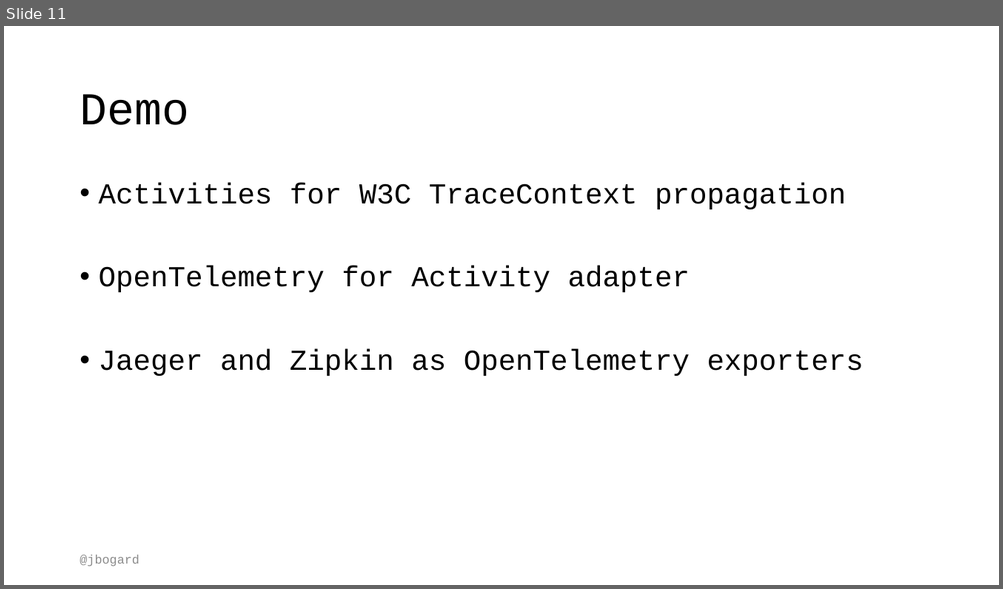
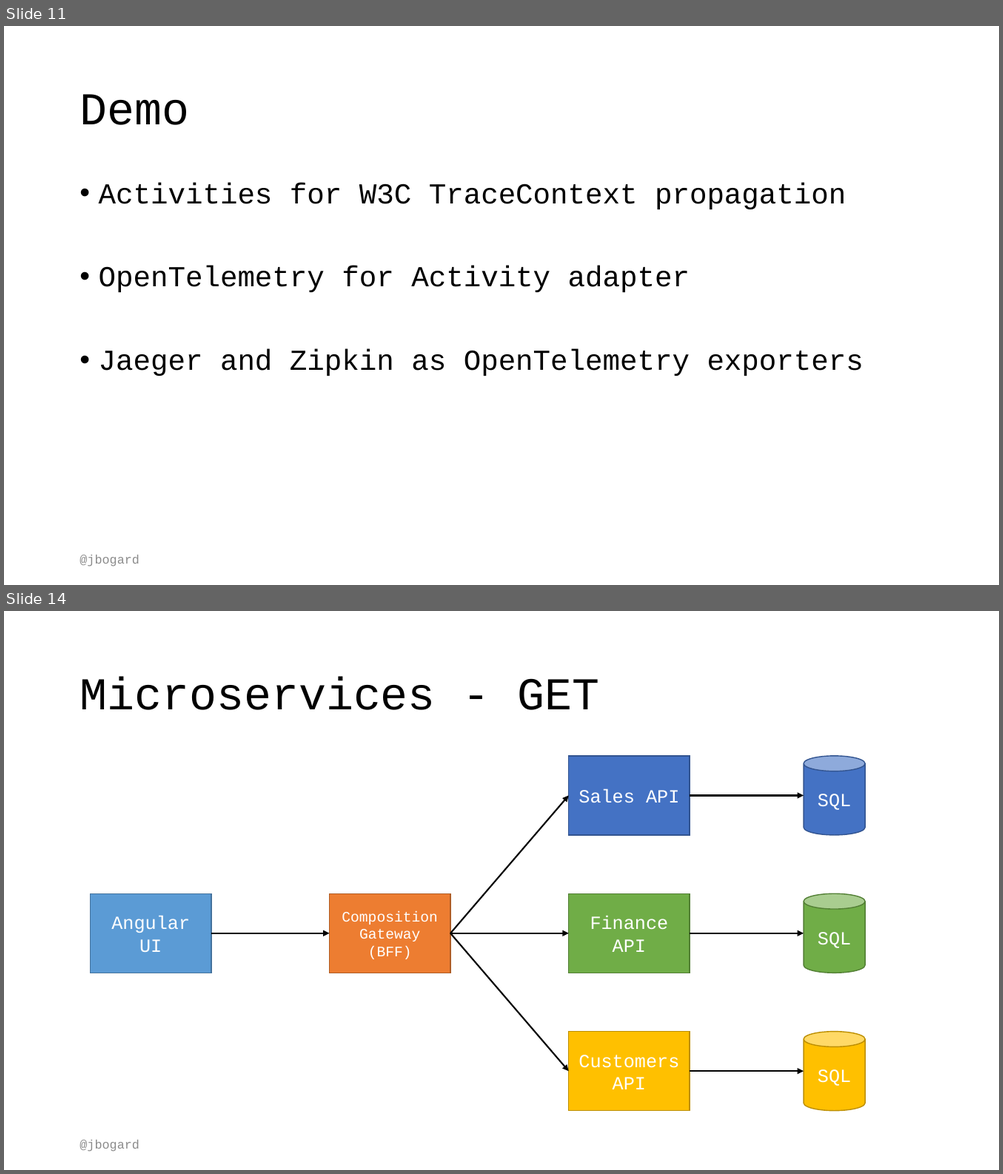
Before and after one commit to jbogard/presentations, a slide deck: DistributedTracing/DistributedTracing.pptx. Shown one above the other, each under a label of ours: slide 11 before the commit, slides 11 and 14 after it; the slides between them are not shown. The pictures are 1003x589 and 1003x1174 pixels, drawn with LibreOffice and Linux fonts; fonts in the diff are those of the drawing. Boxes give left, top, right and bottom in pixels: in the first picture for what was removed or moved away, otherwise in the second. Text is boxed around its words. In the diff, an @@ line names an element or a change of style, - is before the commit and + after.

```diff
--- a/DistributedTracing/DistributedTracing.pptx
+++ b/DistributedTracing/DistributedTracing.pptx
@@ slide 14 added at <box>4,611,999,1170</box>, background #FFFFFF @@
@@ title added at <box>79,677,600,710</box>, 44 pt, text #000000 @@
+Microservices - GET
@@ rectangle added at <box>569,756,690,834</box>, fill #4472C4, outline #325491 1 pt, 18 pt, text #FFFFFF @@
+Sales API
@@ cylinder added at <box>804,756,865,834</box>, fill #4472C4, outline #325491 1 pt, 18 pt, text #FFFFFF @@
+SQL
@@ arrow added from (450, 934) to (569, 795), #000000 1.5 pt @@
@@ arrow added from (690, 795) to (804, 795), #000000 1.5 pt @@
@@ rectangle added at <box>91,894,211,973</box>, fill #5B9BD5, outline #43739E 1 pt, 18 pt, text #FFFFFF @@
+Angular UI
@@ rectangle added at <box>330,894,450,973</box>, fill #ED7D31, outline #AF5C24 1 pt, 14 pt, text #FFFFFF @@
+Composition Gateway (BFF)
@@ rectangle added at <box>569,894,690,973</box>, fill #70AD47, outline #538035 1 pt, 18 pt, text #FFFFFF @@
+Finance API
@@ cylinder added at <box>804,894,865,973</box>, fill #70AD47, outline #538035 1 pt, 18 pt, text #FFFFFF @@
+SQL
@@ arrow added from (211, 934) to (330, 934), #000000 1.5 pt @@
@@ arrow added from (450, 934) to (569, 934), #000000 1.5 pt @@
@@ arrow added from (450, 934) to (569, 1071), #000000 1.5 pt @@
@@ arrow added from (690, 934) to (804, 934), #000000 1.5 pt @@
@@ rectangle added at <box>569,1032,690,1111</box>, fill #FFC000, outline #BD8E00 1 pt, 18 pt, text #FFFFFF @@
+Customers API
@@ cylinder added at <box>804,1032,865,1111</box>, fill #FFC000, outline #BD8E00 1 pt, 18 pt, text #FFFFFF @@
+SQL
@@ arrow added from (690, 1071) to (804, 1071), #000000 1.5 pt @@
@@ text added at <box>79,1140,139,1152</box>, 12 pt, text #8C8C8C @@
+@jbogard
```
Also in this commit, not shown: 2 slides changed, 3 other slides added.
